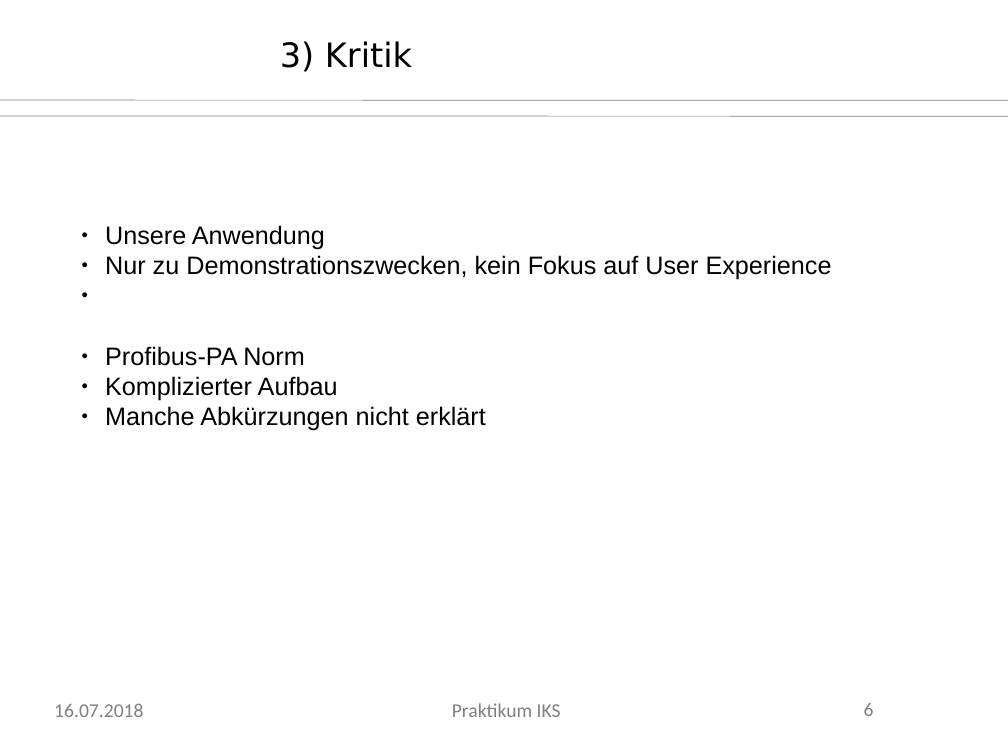
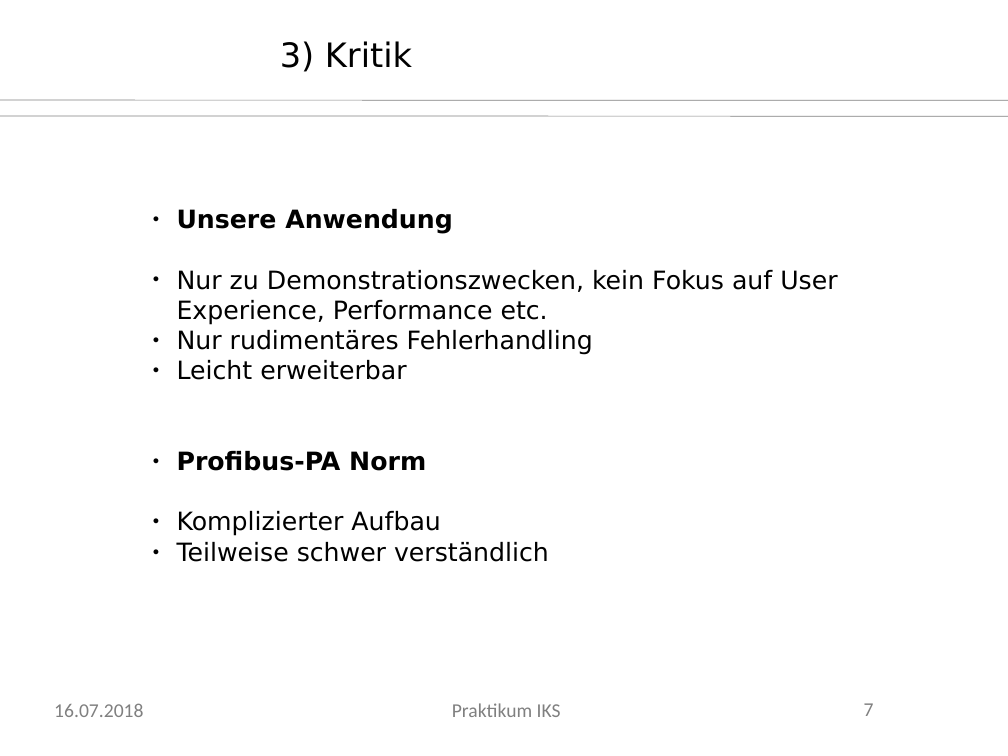
Before and after one commit to axelwogawa/PROFIBus-Profis, a slide deck: slide 7 of presentation/praesi.odp (slide 6 before the commit). Drawn at 1008x756 pixels with LibreOffice and Linux fonts; fonts in the diff are those of the drawing; background and template pictures are left out. Boxes give left, top, right and bottom in pixels: in the first picture for what was removed or moved away, otherwise in the second. Text is boxed around its words. In the diff, an @@ line names an element or a change of style, - is before the commit and + after.

Commit message:
Finished presentation (for now)

```diff
--- a/presentation/praesi.odp
+++ b/presentation/praesi.odp
@@ text "Unsere Anwendung": place and size @@
-text "Unsere Anwendung" at bbox=[105, 225, 832, 431]
+text "Unsere Anwendung" at bbox=[177, 209, 837, 562]
@@ text at bbox=[177, 209, 453, 536]: font Arial to DejaVu Sans in "Unsere Anwendung", "Profibus-PA Norm", "Komplizierter Aufbau"; bold on in "Unsere Anwendung", "Profibus-PA Norm" @@
@@ text at bbox=[177, 270, 837, 380]: text changed; font Arial to DejaVu Sans @@
-● Nur zu Demonstrationszwecken, kein Fokus auf User Experience
+● Nur zu Demonstrationszwecken, kein Fokus auf User
+  Experience, Performance etc.
+● Nur rudimentäres Fehlerhandling
+● Leicht erweiterbar
@@ text at bbox=[177, 542, 549, 562]: text changed; font Arial to DejaVu Sans @@
-● Manche Abkürzungen nicht erklärt
+● Teilweise schwer verständlich
@@ page number at bbox=[864, 703, 874, 716]: text changed @@
-6
+7
```
Also in this commit, not shown: 1 other slide changed, 1 slide added, 1 other file.
